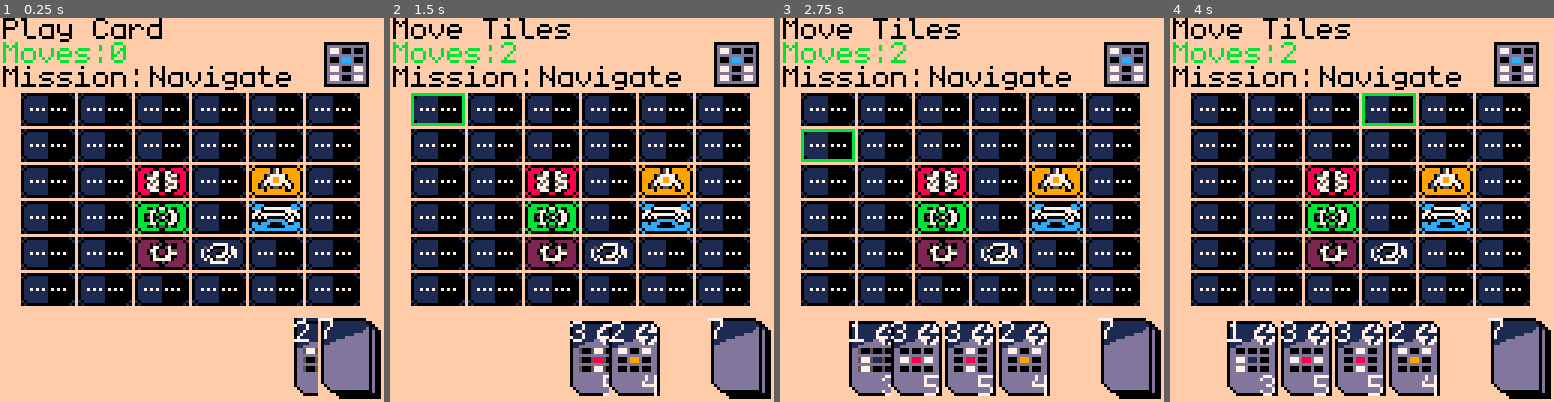
Above: before the commit, frames 1-4 (left to right).
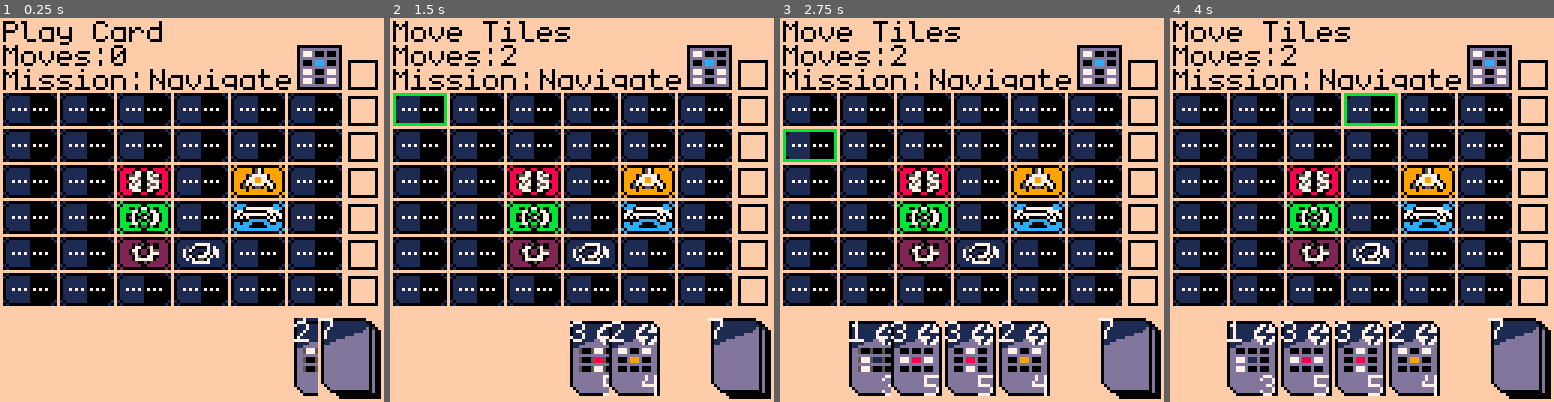
Above: after the commit, the same moments.

Repository: AkuraEx/Pico_Rove
Game: PICO-8 cartridge pico_rove.p8
The game is run twice, just before and just after one commit, with the same random seed, the same clock (stepped at 60 frames per second) and the same inputs.
Inputs:
- Up to frame 1 (0.25 s): no input
- Up to frame 2 (1.5 s): tap O (Z key) at 0.33, 0.7, 1.43 s; tap X (X key) at 1.07 s
- Up to frame 3 (2.75 s): hold Left 1.97-2.37 s; tap X (X key) at 2.07, 2.4, 2.73 s; tap O (Z key) at 2.22 s; hold Down from 2.42 s (still down)
- Up to frame 4 (4 s): release Down at 2.82 s; hold Right 2.87-3.53 s; tap X (X key) at 3.07, 3.4, 3.73 s; tap O (Z key) at 3.1, 3.98 s; hold Up from 3.58 s (still down)

The runs differ from the first frame. In frame 1, 37% of the frame differs, in the area x 0-99%, y 0-75%; in frame 2, 37%; in frame 3, 37%; in frame 4, 37%.

Commit message:
full mission complete animations

Diff:
--- a/board.lua
+++ b/board.lua
@@ -19,7 +19,7 @@
             self.boardState[i] = {}
             for j = 1, COLS do
             self.boardState[i][j] = boardtile:new({
-                x = 7 + (19 * (j - 1)),
+                x = 1 + (19 * (j - 1)),
                 y = 25 + (12 * (i - 1)),
                 type = EMPTY,
                 spr = 73,
@@ -122,7 +122,7 @@
 
         -- Board rect function
         board_rect = function(self, row, col, color, fill)
-          x = 7 + (19 * (col - 1))
+          x = 1 + (19 * (col - 1))
           y = 25 + (12 * (row - 1))
           if fill then
             rectfill(x, y, x + 17, y + 10, color)
--- a/card.lua
+++ b/card.lua
@@ -95,13 +95,13 @@
 
     draw = function(self)
 
-    rectfill(109, 9, 121, 21, LAVENDER)
-    rect(108, 8, 122, 22, BLACK)
+    rectfill(100, 10, 112, 22, LAVENDER)
+    rect(99, 9, 113, 23, BLACK)
         -- Draw 3x4 pattern - moved right 3 pixels and down 2 pixels
         for i = 0, 3 do  -- 4 rows
             for j = 0, 2 do  -- 3 columns
-                rect(self.x + 25 + (4 * j), self.y + 10 + (3 * i),
-                     self.x + 25 + (4 * j) + 2, self.y + 11 + (3 * i),
+                rect(self.x + 16 + (4 * j), self.y + 11 + (3 * i),
+                     self.x + 16 + (4 * j) + 2, self.y + 12 + (3 * i),
                      self.modules[i + 1][j + 1])
             end
         end
--- a/deck.lua
+++ b/deck.lua
@@ -28,16 +28,20 @@
         end
         print(self.cardAmount, self.x, self.y, WHITE)
 
-
+        for i = 1, 7 do
+            rect(116, (12 * i) + 2, 125, (12 * i) + 11, BLACK)
+        end
         for i = 1, #self.completed do
             -- draw guy
-            if counter % 20 == 0 then
+            if counter % 30 == 0 then
             frame = 1
+            elseif counter % 20 == 0 then
+            frame = 2
             elseif counter % 10 == 0 then
-            frame = 2
+            frame = 3
             end
 
-            spr(self.completed[i].spr[frame], i * 8 + 36, 8)
+            spr(self.completed[i].spr[frame], 117, (12 * i) + 3)
         end
 
 
@@ -223,7 +227,7 @@
                 {0, FILLED, LASER},
                 {FILLED, FILLED, 0}
             },
-            spr = {7, 8}
+            spr = {61, 62, 63}
         }))
 
         -- Bridge Mission : 2
@@ -235,7 +239,7 @@
                 {FILLED, GRIPPER, 0},
                 {FILLED, 0, 0}
             },
-            spr = {7, 8}
+            spr = {55, 56, 57}
         }))
 
         -- Drill Mission  : 3
@@ -247,7 +251,7 @@
                 {FILLED, 0, FILLED},
                 {0, MOTOR, 0}
             },
-            spr = {7, 8}
+            spr = {13, 14, 15}
         }))
 
         -- Jump Mission  : 4
@@ -259,7 +263,7 @@
                 {0, FILLED, 0},
                 {0, FILLED, 0}
             },
-            spr = {7, 8}
+            spr = {58, 59, 60}
         }))
 
         -- Learn Mission  : 5
@@ -271,7 +275,7 @@
                 {0, FILLED, FILLED},
                 {BRAIN, FILLED, FILLED}
             },
-            spr = {7, 8}
+            spr = {39, 40, 41}
         }))
 
         -- Navigate Mission  : 6
@@ -283,7 +287,7 @@
                 {FILLED, 0, FILLED},
                 {FILLED, 0, FILLED}
             },
-            spr = {7, 8}
+            spr = {42, 43, 44}
         }))
 
         -- Roll Mission : 7
@@ -295,7 +299,7 @@
                 {0, BRAIN, 0},
                 {FILLED, 0, FILLED}
             },
-            spr = {9, 10}
+            spr = {10, 11, 12}
         }))
 
         -- Scan Mission : 8
@@ -307,7 +311,7 @@
                 {SENSOR, 0, 0},
                 {0, FILLED, FILLED}
             },
-            spr = {7, 8}
+            spr = {7, 8, 9}
         }))
 
     end
--- a/helper.lua
+++ b/helper.lua
@@ -64,11 +64,11 @@
     rectfill(0, 0, 127, 127, PEACH)
 
     -- Game Info
-    print(info, 1, 0, BLACK)
-    print("mOVES:", 1, 8, GREEN)
-    print(move, 37, 8, GREEN)
-    print("mISSION:", 1, 16, BLACK)
-    print(current_mission.missionName, 50, 16, BLACK)
+    print(info, 1, 1, BLACK)
+    print("mOVES:", 1, 9, BLACK)
+    print(move, 37, 9, BLACK)
+    print("mISSION:", 1, 17, BLACK)
+    print(current_mission.missionName, 50, 17, BLACK)
 
 
     -- # Means Size in Lua. Weird AF syntax
Not shown, changed: roveSheet.png
